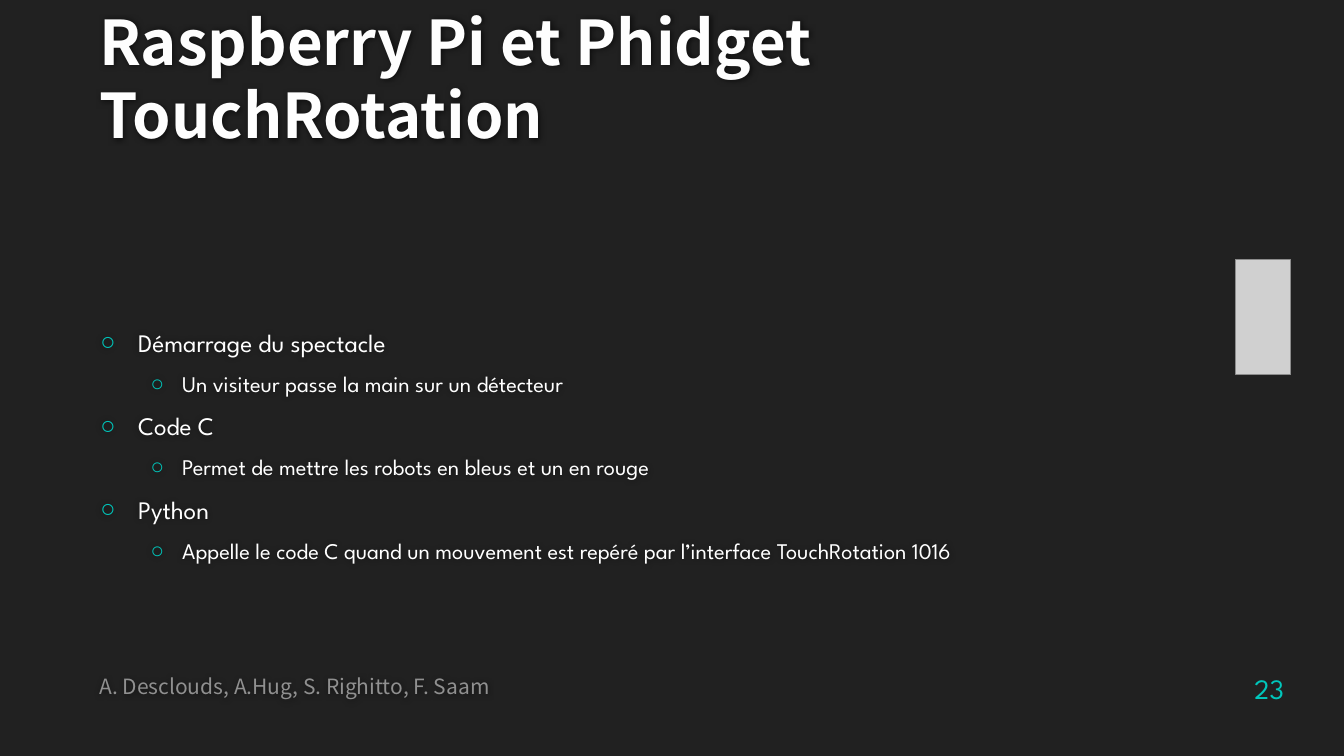
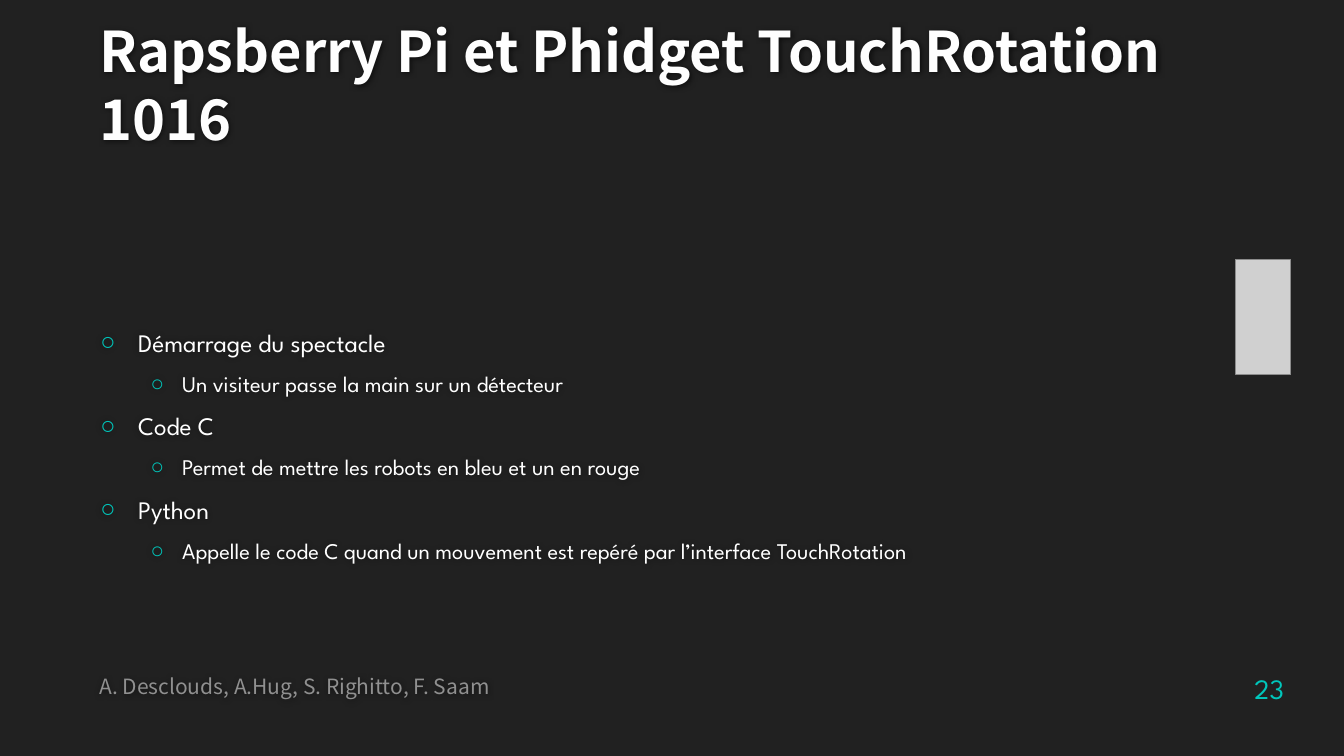
Before and after one commit to SimoneRighitto/SFT15_Elisa, a slide deck: slide 23 of Elisa-3_presentation.pptx. Drawn at 1344x756 pixels with LibreOffice and Linux fonts; fonts in the diff are those of the drawing; grey boxes stand for pictures; background and template pictures are left out. Boxes give left, top, right and bottom in pixels: in the first picture for what was removed or moved away, otherwise in the second. Text is boxed around its words. In the diff, an @@ line names an element or a change of style, - is before the commit and + after.

```diff
--- a/Elisa-3_presentation.pptx
+++ b/Elisa-3_presentation.pptx
@@ title at [99,26,1161,141]: text changed; size 44 to 40 pt @@
-Raspberry Pi et Phidget TouchRotation
+Rapsberry Pi et Phidget TouchRotation 1016
@@ text at [182,459,640,480]: text changed @@
-  ○ Permet de mettre les robots en bleus et un en rouge
+  ○ Permet de mettre les robots en bleu et un en rouge
@@ text at [182,543,907,564]: text changed @@
-  ○ Appelle le code C quand un mouvement est repéré par l’interface TouchRotation 1016
+  ○ Appelle le code C quand un mouvement est repéré par l’interface TouchRotation
```
Also in this commit, not shown: 3 other slides changed.
